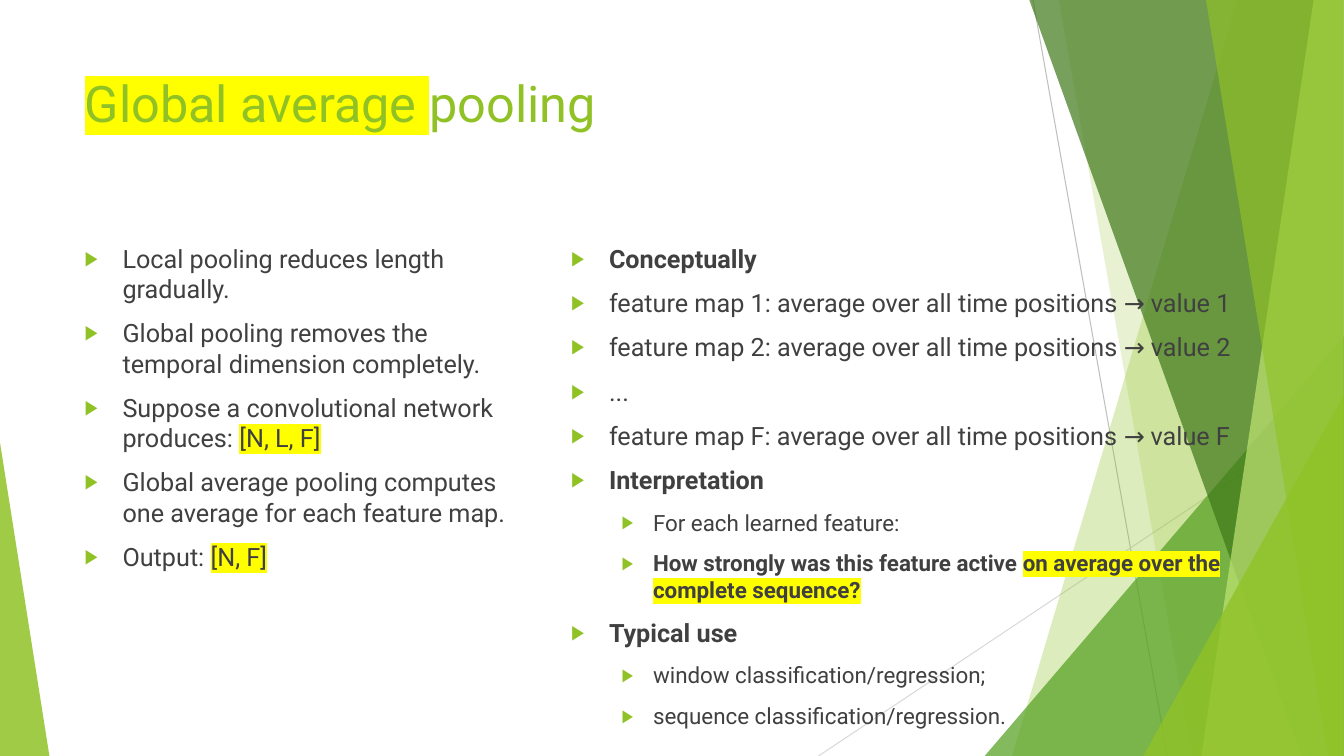
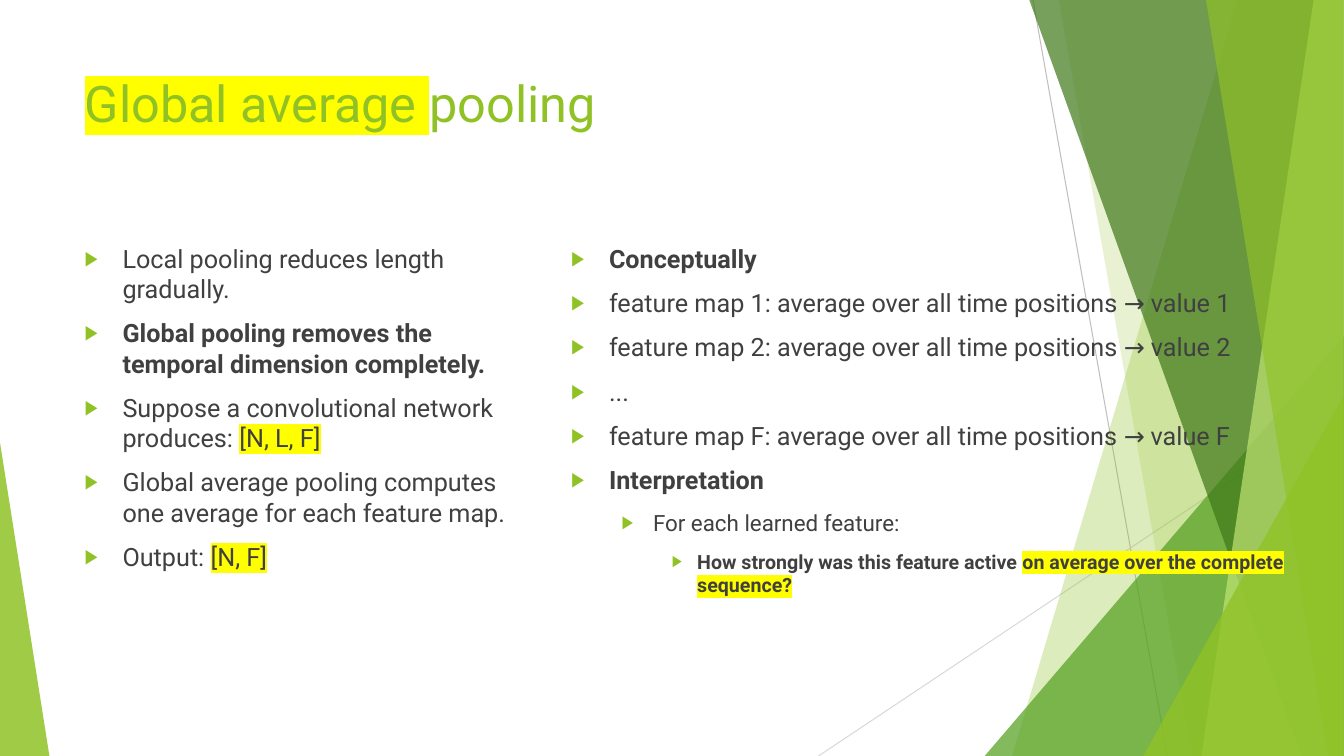
Before and after one commit to FranzGH/timeseries, a slide deck: slide 88 of Slides/05 CNNs.pptx. Drawn at 1344x756 pixels with LibreOffice and Linux fonts; fonts in the diff are those of the drawing. Boxes give left, top, right and bottom in pixels: in the first picture for what was removed or moved away, otherwise in the second. Text is boxed around its words. In the diff, an @@ line names an element or a change of style, - is before the commit and + after.

```diff
--- a/Slides/05 CNNs.pptx
+++ b/Slides/05 CNNs.pptx
@@ text at box(123, 323, 485, 379): bold on in "Global pooling removes the temporal dimension completely." @@
@@ text at box(697, 554, 1283, 596): size 16 to 14 pt in "How strongly was this feature active on ..."; list level 2 to 3 in "How strongly was this feature ..." @@
@@ text at box(609, 623, 1006, 729): paragraphs removed @@
-▶ Typical use
-  ▶ window classification/regression;
-  ▶ sequence classification/regression.
```
Also in this commit, not shown: 90 other slides changed.
